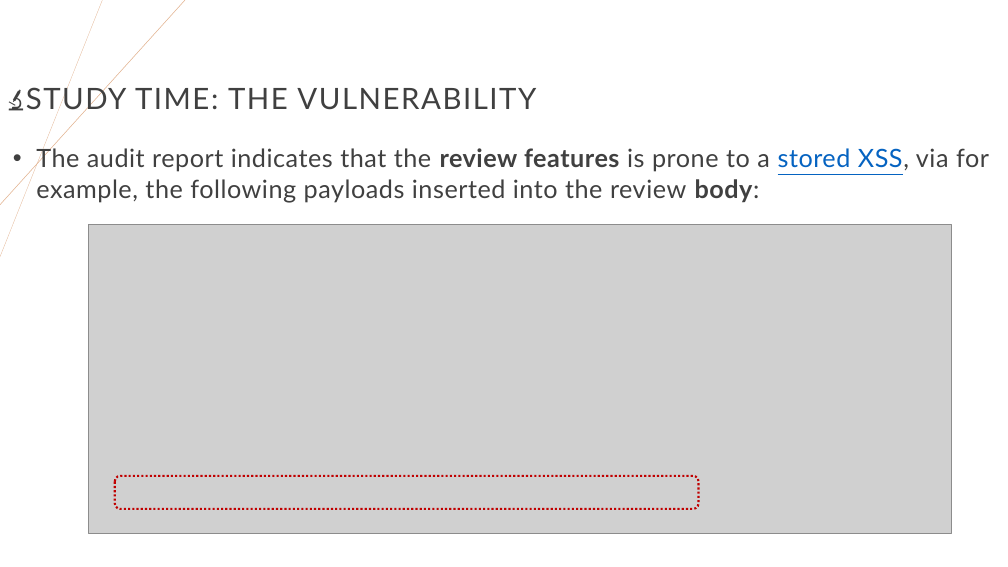
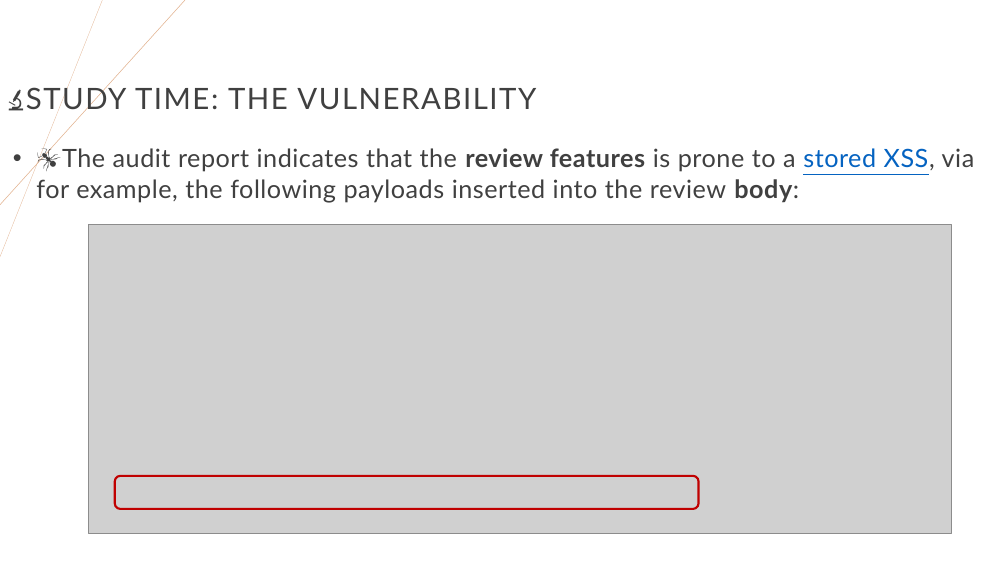
Before and after one commit to righettod/voxxeddays-lux-2024, a slide deck: slide 20 of presentation.pptx. Drawn at 1008x567 pixels with LibreOffice and Linux fonts; fonts in the diff are those of the drawing; grey boxes stand for pictures. Boxes give left, top, right and bottom in pixels: in the first picture for what was removed or moved away, otherwise in the second. Text is boxed around its words. In the diff, an @@ line names an element or a change of style, - is before the commit and + after.

```diff
--- a/presentation.pptx
+++ b/presentation.pptx
@@ text at box(36, 148, 975, 202): text changed @@
-• The audit report indicates that the review features is prone to a stored XSS, via for example, the following payloads inserted into the review body:
+• 🐜The audit report indicates that the review features is prone to a stored XSS, via for example, the following payloads inserted into the review body:
@@ rounded rectangle at box(115, 476, 699, 509): outline #C00000 2 pt dashed to #C00000 2 pt @@
```
Also in this commit, not shown: 31 other slides changed, 11 slides added, 1 other file.
